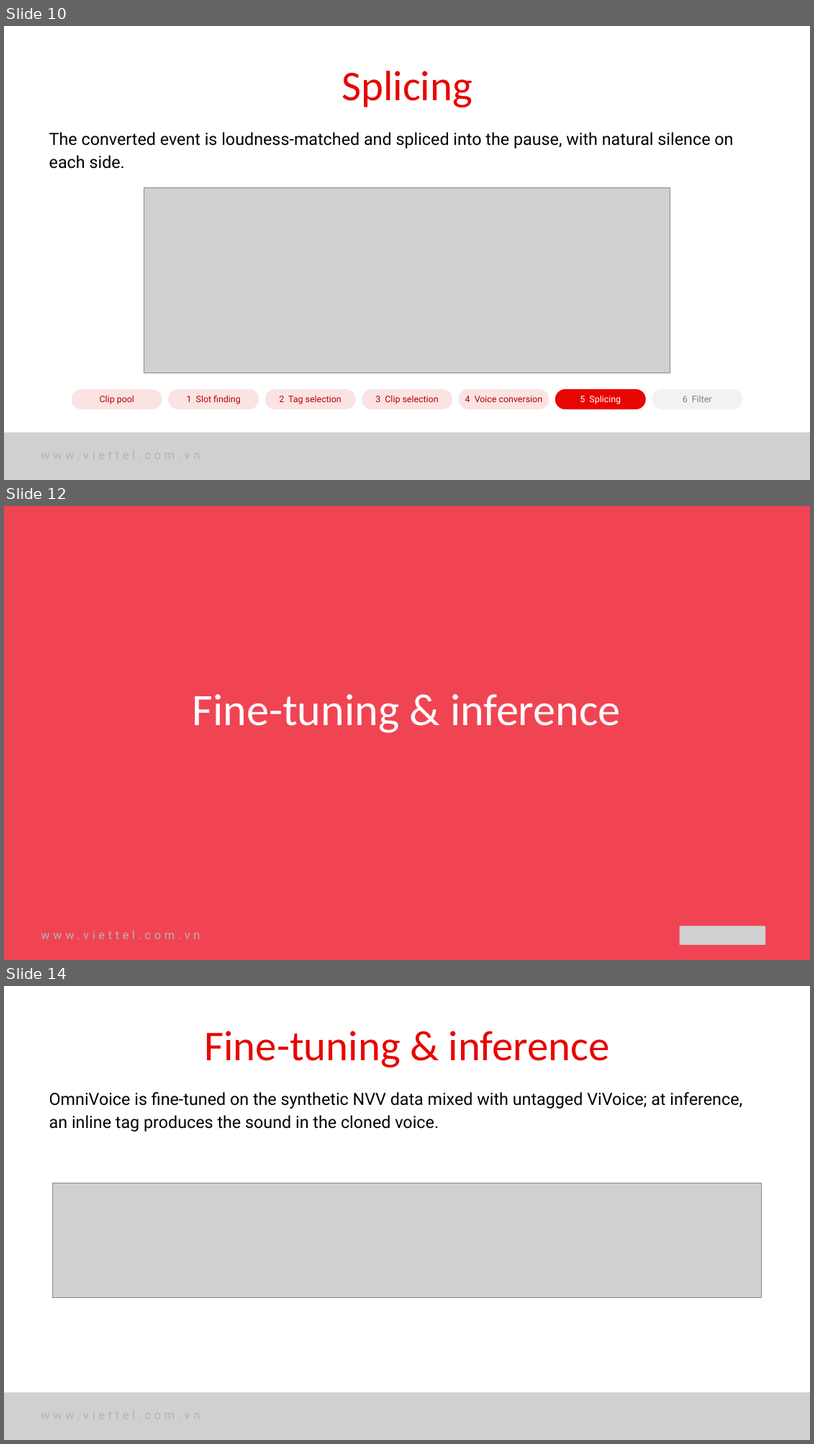
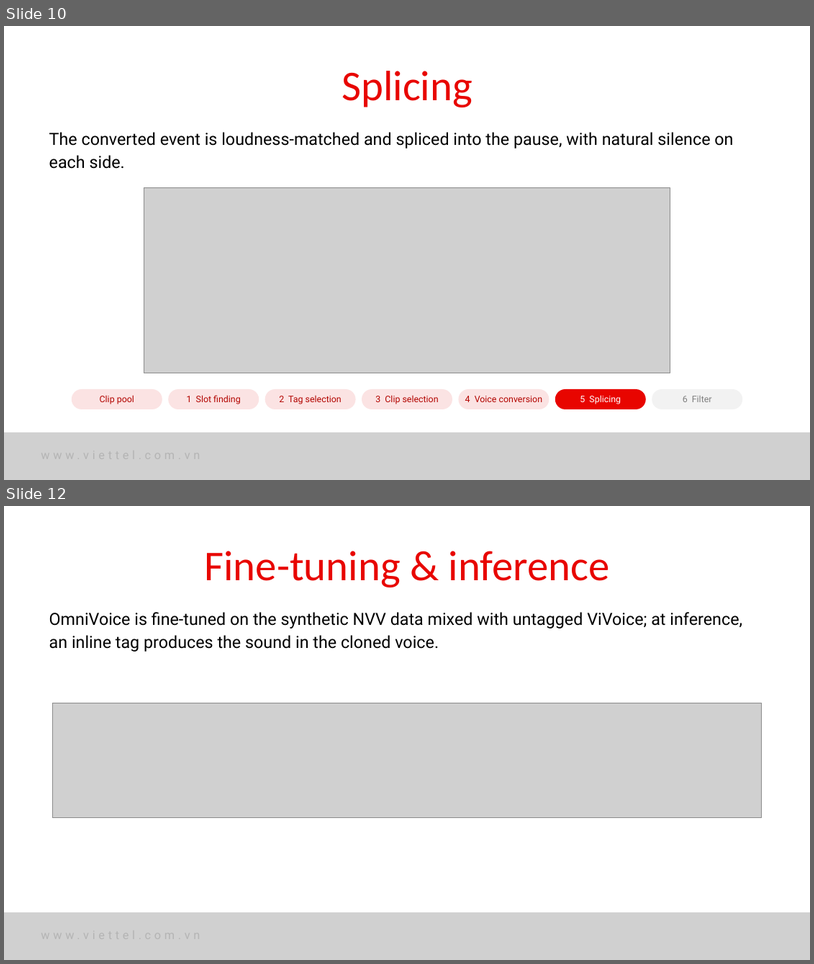
Before and after one commit to nhakanasi/VDT_GD2, a slide deck: Method.pptx. Shown one above the other, each under a label of ours: slides 10, 12 and 14 before the commit, slides 10 and 12 after it; the slides between them are not shown. The pictures are 814x1444 and 814x964 pixels, drawn with LibreOffice and Linux fonts; fonts in the diff are those of the drawing; grey boxes stand for pictures. Boxes give left, top, right and bottom in pixels: in the first picture for what was removed or moved away, otherwise in the second. Text is boxed around its words. In the diff, an @@ line names an element or a change of style, - is before the commit and + after.

```diff
--- a/Method.pptx
+++ b/Method.pptx
@@ slide 12 removed at (4,506,810,960), background #F04453 @@
@@ text removed at (193,694,621,733) @@
-Fine-tuning & inference
@@ text removed at (41,930,200,939) @@
-www.viettel.com.vn
@@ picture removed at (680,925,766,944) @@
@@ what was slide 14 is now slide 12 @@
```
Also in this commit, not shown: 5 slides changed, 7 slides added, 3 other slides removed.
